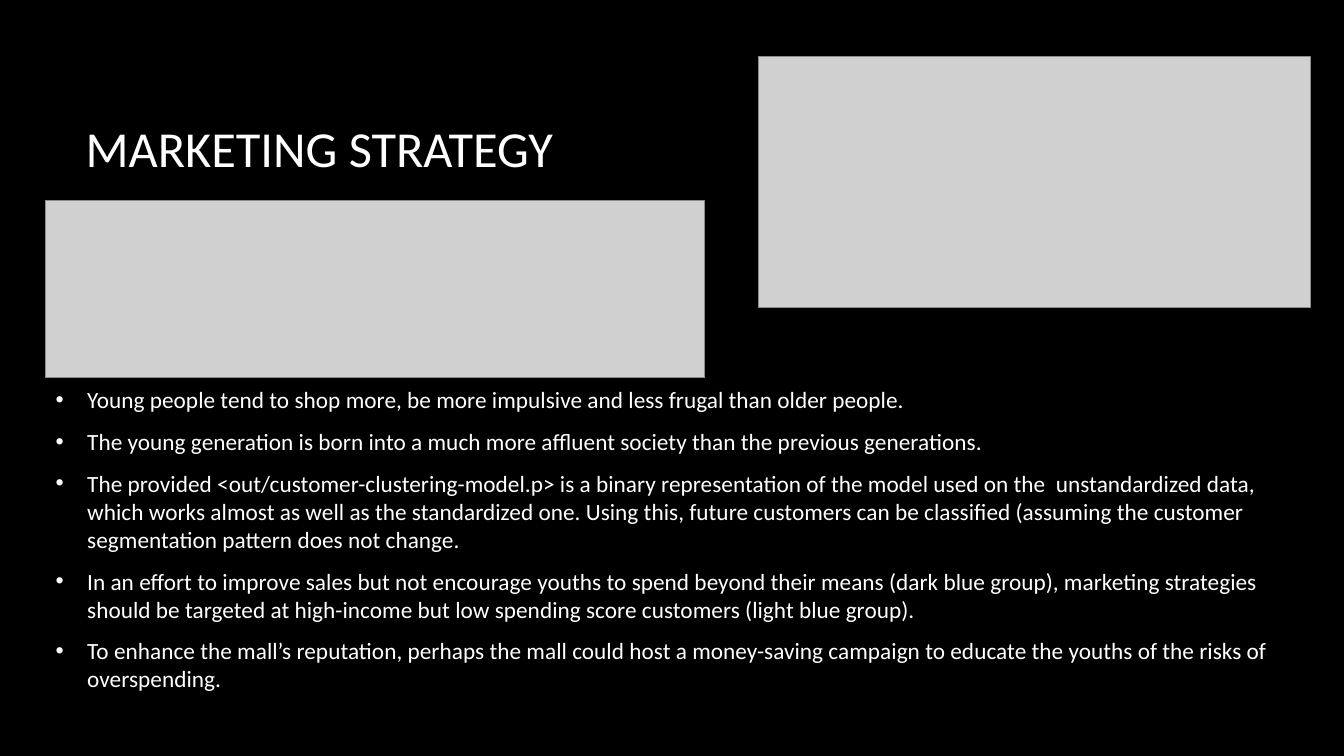
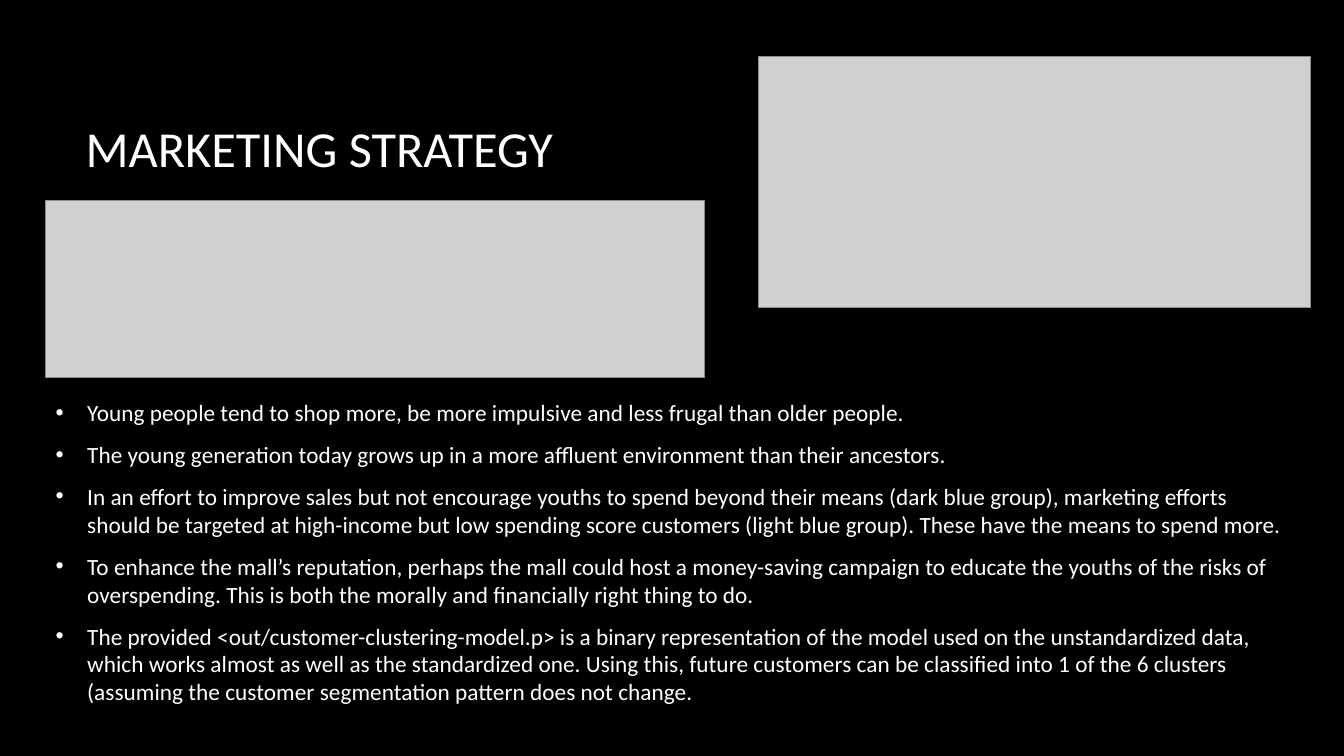
Before and after one commit to ethanolx/Air-Pollution-Mall-py, a slide deck: slide 11 of doc/part-b.pptx (slide 12 before the commit). Drawn at 1344x756 pixels with LibreOffice and Linux fonts; fonts in the diff are those of the drawing; grey boxes stand for pictures; background and template pictures are left out. Boxes give left, top, right and bottom in pixels: in the first picture for what was removed or moved away, otherwise in the second. Text is boxed around its words. In the diff, an @@ line names an element or a change of style, - is before the commit and + after.

```diff
--- a/doc/part-b.pptx
+++ b/doc/part-b.pptx
@@ text "Young people tend to shop ..." at (87, 405, 1280, 704): vertical alignment middle to top @@
@@ text at (87, 447, 1280, 704): text changed @@
-• The young generation is born into a much more affluent society than the previous generations.
-• The provided <out/customer-clustering-model.p> is a binary representation of the model used on the unstandardized data, which works almost as well as the standardized one. Using this, future customers can be classified (assuming the customer segmentation pattern does not change.
-• In an effort to improve sales but not encourage youths to spend beyond their means (dark blue group), marketing strategies should be targeted at high-income but low spending score customers (light blue group).
-• To enhance the mall’s reputation, perhaps the mall could host a money-saving campaign to educate the youths of the risks of overspending.
+• The young generation today grows up in a more affluent environment than their ancestors.
+• In an effort to improve sales but not encourage youths to spend beyond their means (dark blue group), marketing efforts should be targeted at high-income but low spending score customers (light blue group). These have the means to spend more.
+• To enhance the mall’s reputation, perhaps the mall could host a money-saving campaign to educate the youths of the risks of overspending. This is both the morally and financially right thing to do.
+• The provided <out/customer-clustering-model.p> is a binary representation of the model used on the unstandardized data, which works almost as well as the standardized one. Using this, future customers can be classified into 1 of the 6 clusters (assuming the customer segmentation pattern does not change.
```
Also in this commit, not shown: 8 other slides changed, 1 slide removed, 1 other file.
